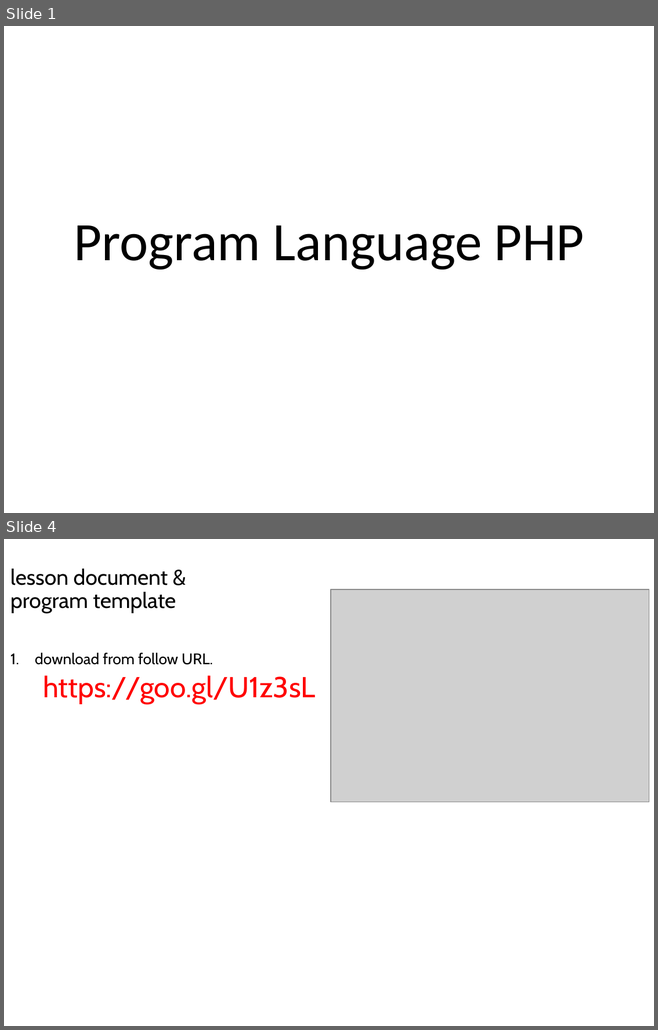
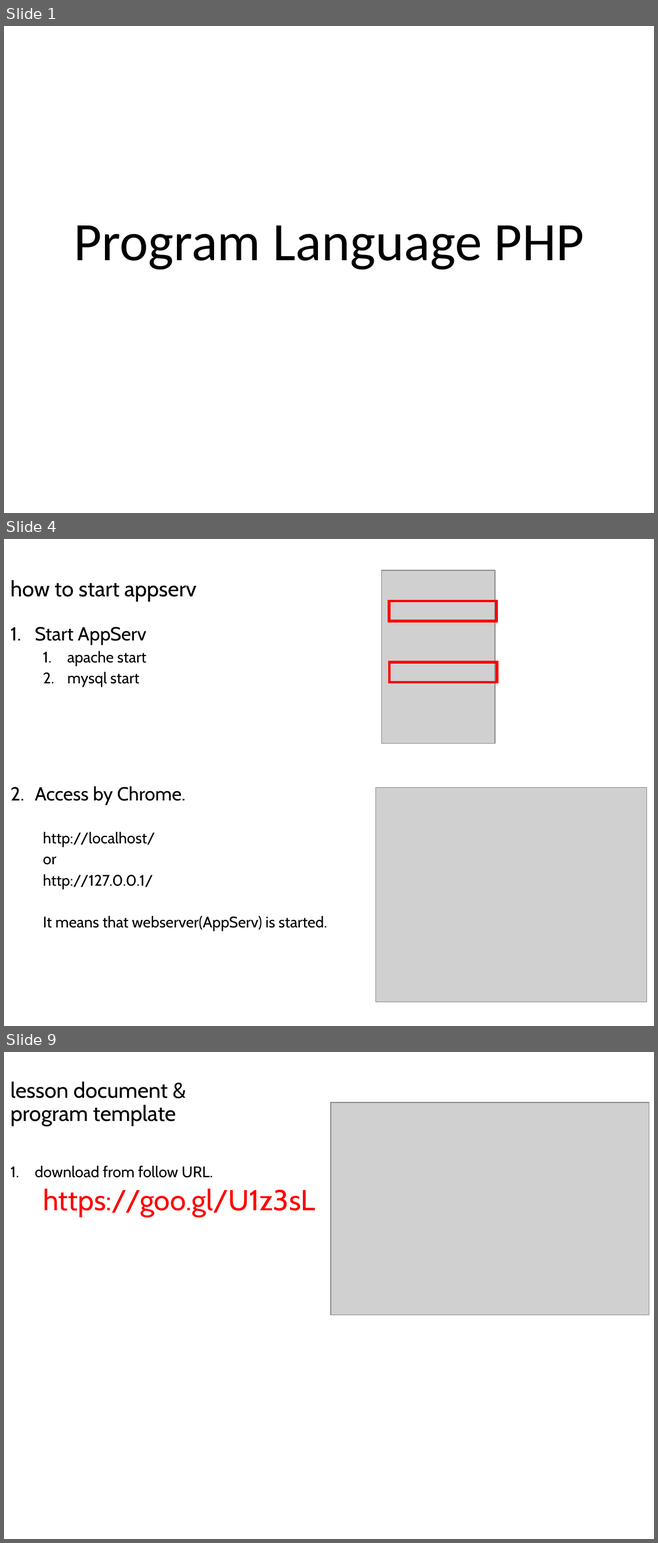
Before and after one commit to lastshogun13/php_lesson, a slide deck: ppt/lesson01.pptx. Shown one above the other, each under a label of ours: slides 1 and 4 before the commit, slides 1, 4 and 9 after it; the slides between them are not shown. The pictures are 658x1030 and 658x1543 pixels, drawn with LibreOffice and Linux fonts; fonts in the diff are those of the drawing; grey boxes stand for pictures. Boxes give left, top, right and bottom in pixels: in the first picture for what was removed or moved away, otherwise in the second. Text is boxed around its words. In the diff, an @@ line names an element or a change of style, - is before the commit and + after.

```diff
--- a/ppt/lesson01.pptx
+++ b/ppt/lesson01.pptx
@@ slide 4 added at (4,539,654,1026), background #FFFFFF @@
@@ picture added at (382,570,495,743) @@
@@ title added at (10,580,196,601), 24 pt, text #000000 @@
+how to start appserv
@@ rectangle added at (389,600,496,621), outline #FF0000 3 pt @@
@@ text added at (35,627,327,931), 17 pt, text #000000 @@
+1. Start AppServ
+  1. apache start
+  2. mysql start
+2. Access by Chrome.
+  http://localhost/
+  or
+  http://127.0.0.1/
+  It means that webserver(AppServ) is started.
@@ rectangle added at (389,663,496,683), outline #FF0000 3 pt @@
@@ picture added at (376,787,647,1002) @@
@@ what was slide 4 is now slide 9 @@
```
Also in this commit, not shown: 1 slide changed, 4 other slides added.
